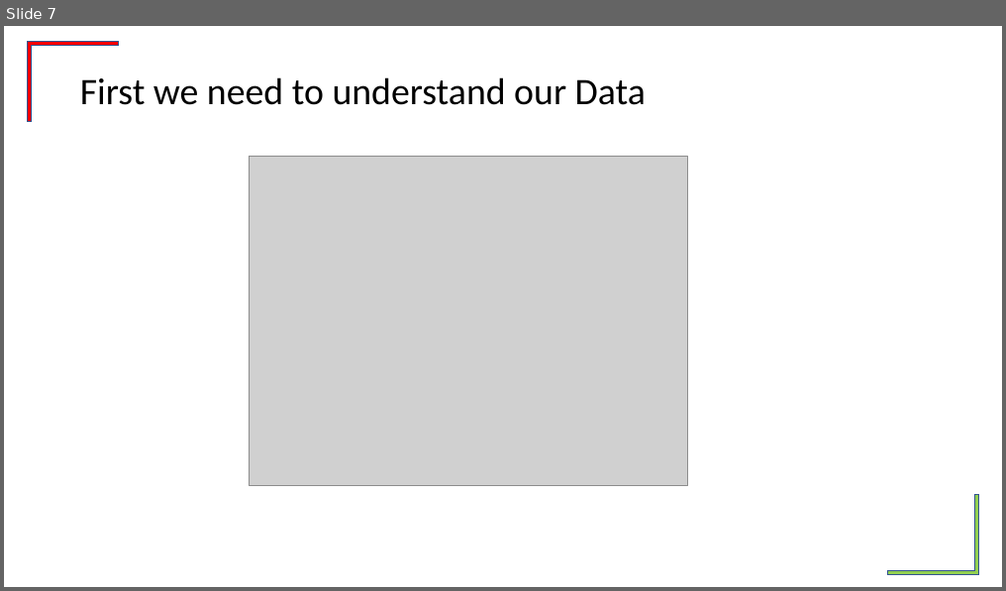
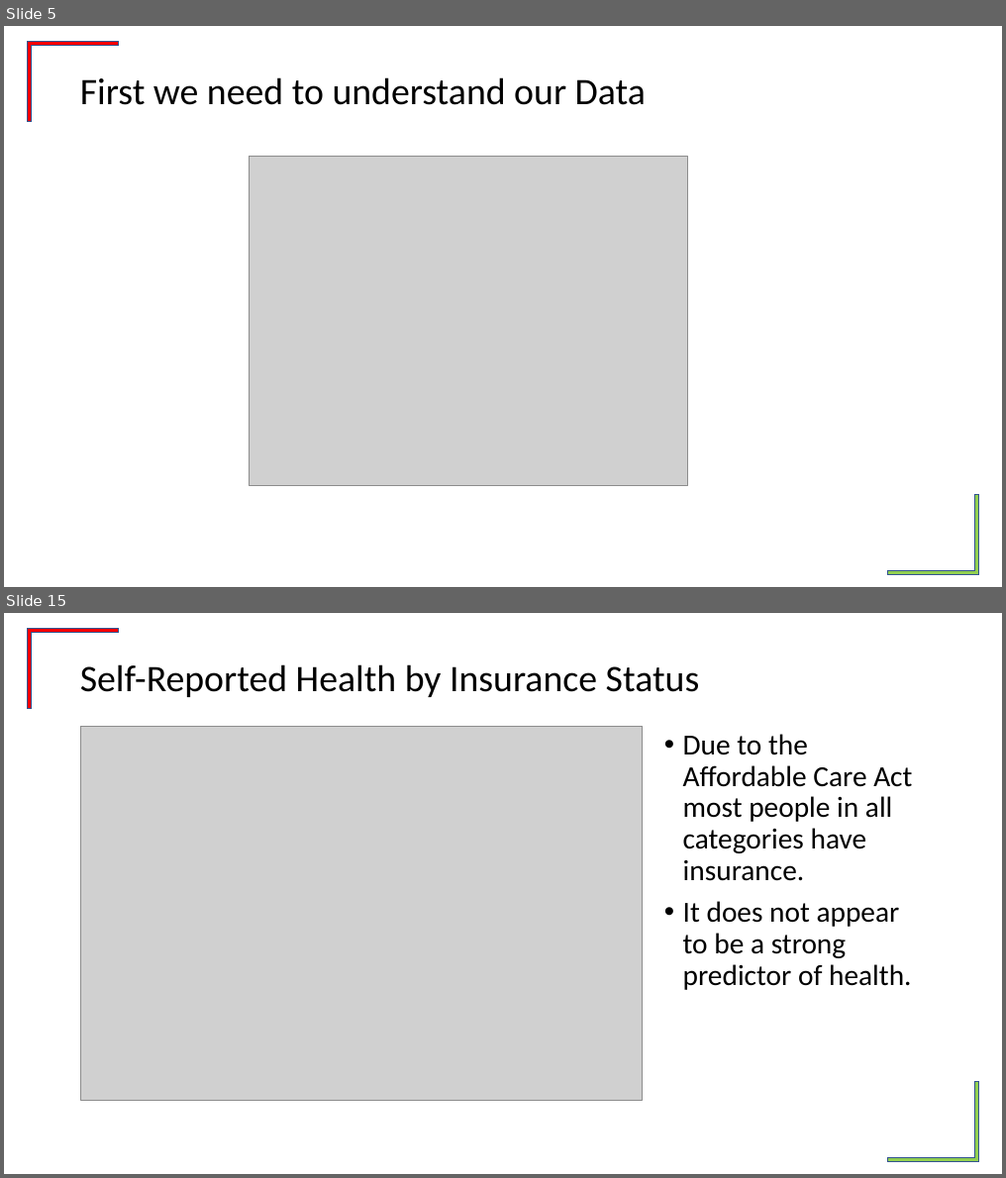
Before and after one commit to tonianderson7329/What-the-Variable, a slide deck: Toni_Powerpoint.pptx. Shown one above the other, each under a label of ours: slide 7 before the commit, slides 5 and 15 after it; the slides between them are not shown. The pictures are 1006x591 and 1006x1178 pixels, drawn with LibreOffice and Linux fonts; fonts in the diff are those of the drawing; grey boxes stand for pictures; background and template pictures are left out. Boxes give left, top, right and bottom in pixels: in the first picture for what was removed or moved away, otherwise in the second. Text is boxed around its words. In the diff, an @@ line names an element or a change of style, - is before the commit and + after.

```diff
--- a/Toni_Powerpoint.pptx
+++ b/Toni_Powerpoint.pptx
@@ slide 15 added at box(4, 613, 1002, 1174), background #FFFFFF; not listed: 2 template elements that a slide beside it also shows @@
@@ title added at box(80, 664, 700, 697), 36 pt, text #000000 @@
+Self-Reported Health by Insurance Status
@@ picture added at box(81, 726, 643, 1100) @@
@@ text added at box(683, 734, 912, 990), 28 pt, text #000000 @@
+• Due to the Affordable Care Act most people in all categories have insurance.
+• It does not appear to be a strong predictor of health.
@@ what was slide 7 is now slide 5 @@
```
Also in this commit, not shown: 7 slides changed, 15 other slides added, 2 slides removed.
